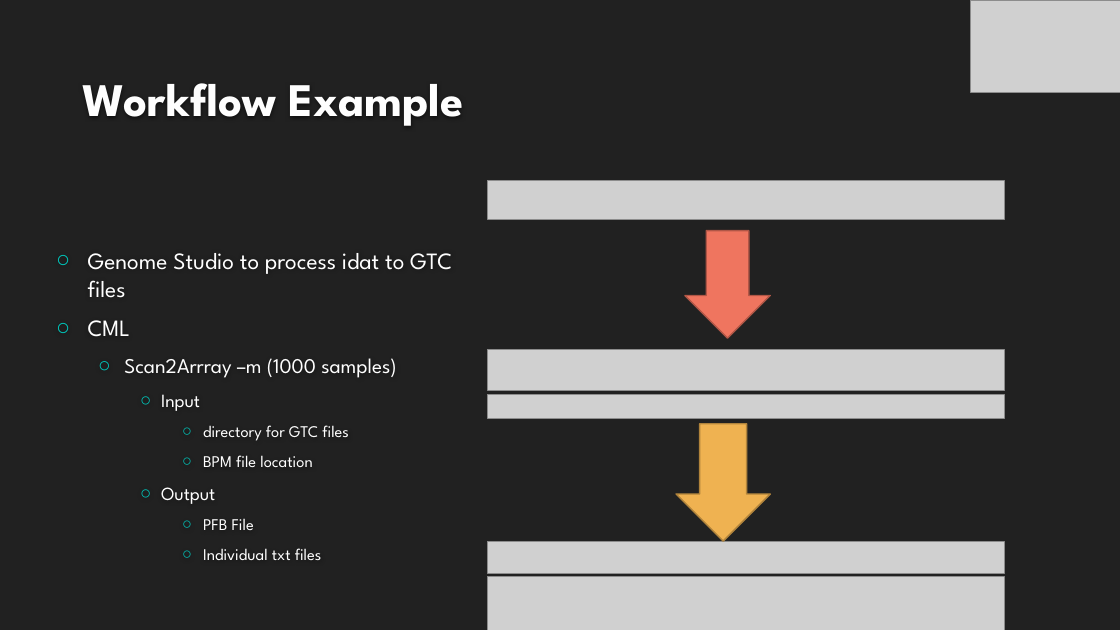
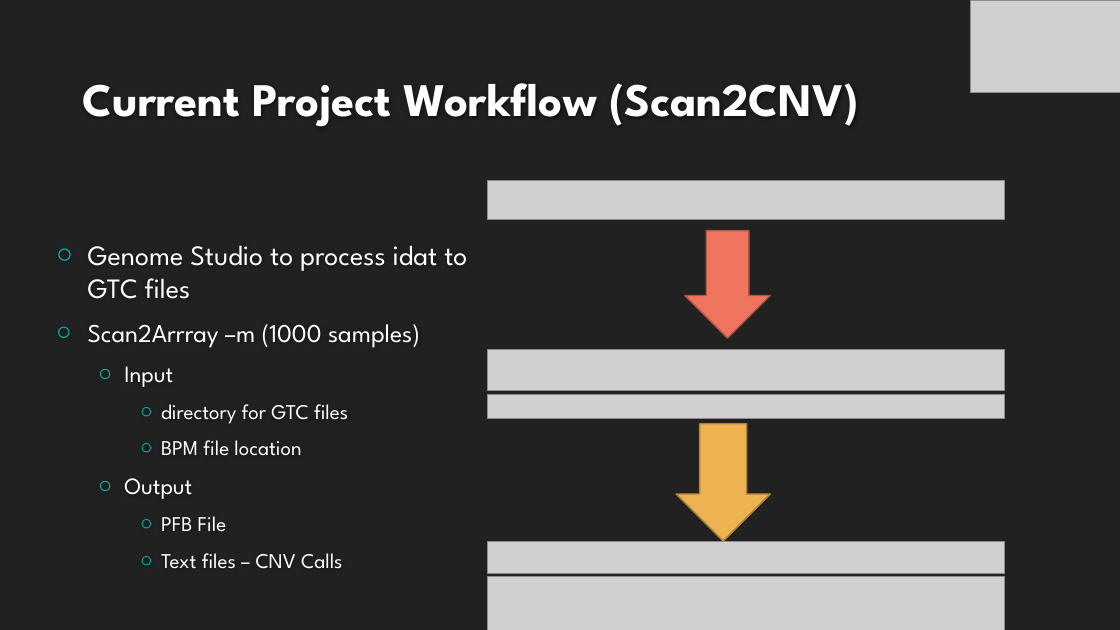
Before and after one commit to NCBI-Hackathons/Scan2CNV, a slide deck: slide 4 of files/Final_Present.pptx. Drawn at 1120x630 pixels with LibreOffice and Linux fonts; fonts in the diff are those of the drawing; grey boxes stand for pictures; background and template pictures are left out. Boxes give left, top, right and bottom in pixels: in the first picture for what was removed or moved away, otherwise in the second. Text is boxed around its words. In the diff, an @@ line names an element or a change of style, - is before the commit and + after.

Commit message:
Updated workflow files, future goals

```diff
--- a/files/Final_Present.pptx
+++ b/files/Final_Present.pptx
@@ title at (83,83,859,126): text changed @@
-Workflow Example
+Current Project Workflow (Scan2CNV)
@@ text at (88,245,467,532): size 20 to 24 pt in "Genome Studio to process idat to GTC ..."; size 18 to 22 pt in "Scan2Arrray –m (1000 samples)"; size 16 to 20 pt in "Input", "Output"; size 14 to 18 pt in "directory for GTC files", "BPM file location", "PFB File"; list level 2 to 1 in "Scan2Arrray –m (1000 samples)"; list level 3 to 2 in "Input"; list level 4 to 3 in "directory for GTC files"; list level 4 to 3 in "BPM file location"; list level 3 to 2 in "Output"; list level 4 to 3 in "PFB File" @@
@@ text at (88,320,130,337): paragraph removed @@
-○ CML
@@ text at (161,553,343,569): text changed; size 14 to 18 pt @@
-      ○ Individual txt files
+    ○ Text files – CNV Calls
```
Also in this commit, not shown: 4 other slides changed.
